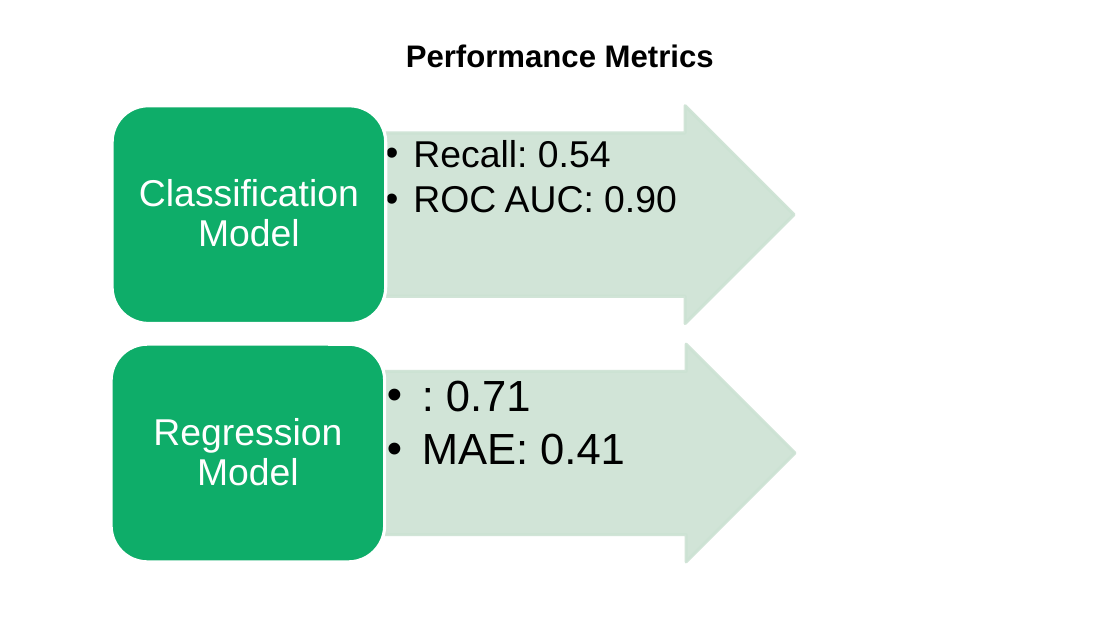
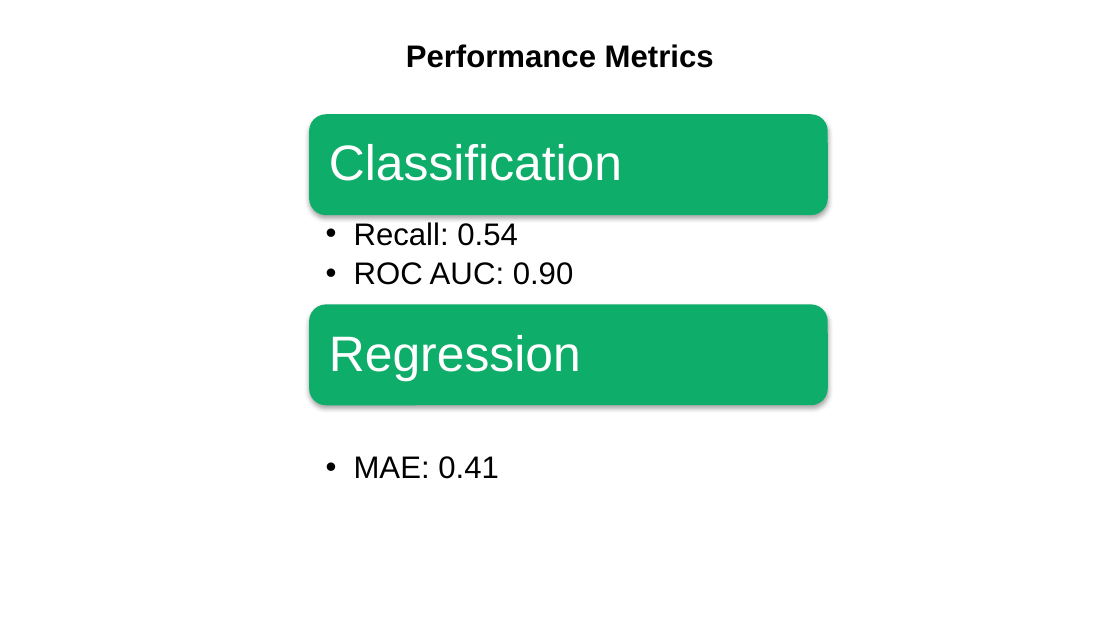
Before and after one commit to mdominguez2010/Loan-Loss, a slide deck: slide 11 of presentation/presentation_final_draft.pptx. Drawn at 1120x630 pixels with LibreOffice and Linux fonts; fonts in the diff are those of the drawing. Boxes give left, top, right and bottom in pixels: in the first picture for what was removed or moved away, otherwise in the second. Text is boxed around its words. In the diff, an @@ line names an element or a change of style, - is before the commit and + after.

```diff
--- a/presentation/presentation_final_draft.pptx
+++ b/presentation/presentation_final_draft.pptx
@@ rounded rectangle added at [309, 114, 828, 215], fill #0EAD69 @@
@@ text at [329, 144, 622, 181]: text changed; size 24 to 32 pt @@
-Classification Model
+Classification
@@ text "Recall: 0.54": place and size @@
-text "Recall: 0.54" at [413, 140, 677, 213]
+text "Recall: 0.54" at [354, 222, 574, 285]
@@ text "Recall: 0.54" at [354, 222, 574, 285]: size 24 to 20 pt @@
@@ rounded rectangle added at [309, 305, 828, 405], fill #0EAD69 @@
@@ group removed at [111, 105, 794, 561]: 2 right arrows, 2 rounded rectangles @@
@@ text at [329, 335, 581, 381]: text changed; size 24 to 32 pt @@
-Regression Model
+Regression
@@ text at [446, 380, 531, 412]: paragraph removed @@
-  • : 0.71
@@ text "MAE: 0.41": place and size @@
-text "MAE: 0.41" at [422, 380, 625, 465]
+text "MAE: 0.41" at [354, 456, 499, 479]
@@ text "MAE: 0.41" at [354, 456, 499, 479]: size 28 to 20 pt; indent changed @@
```
Also in this commit, not shown: 6 other slides changed, 1 other file.
